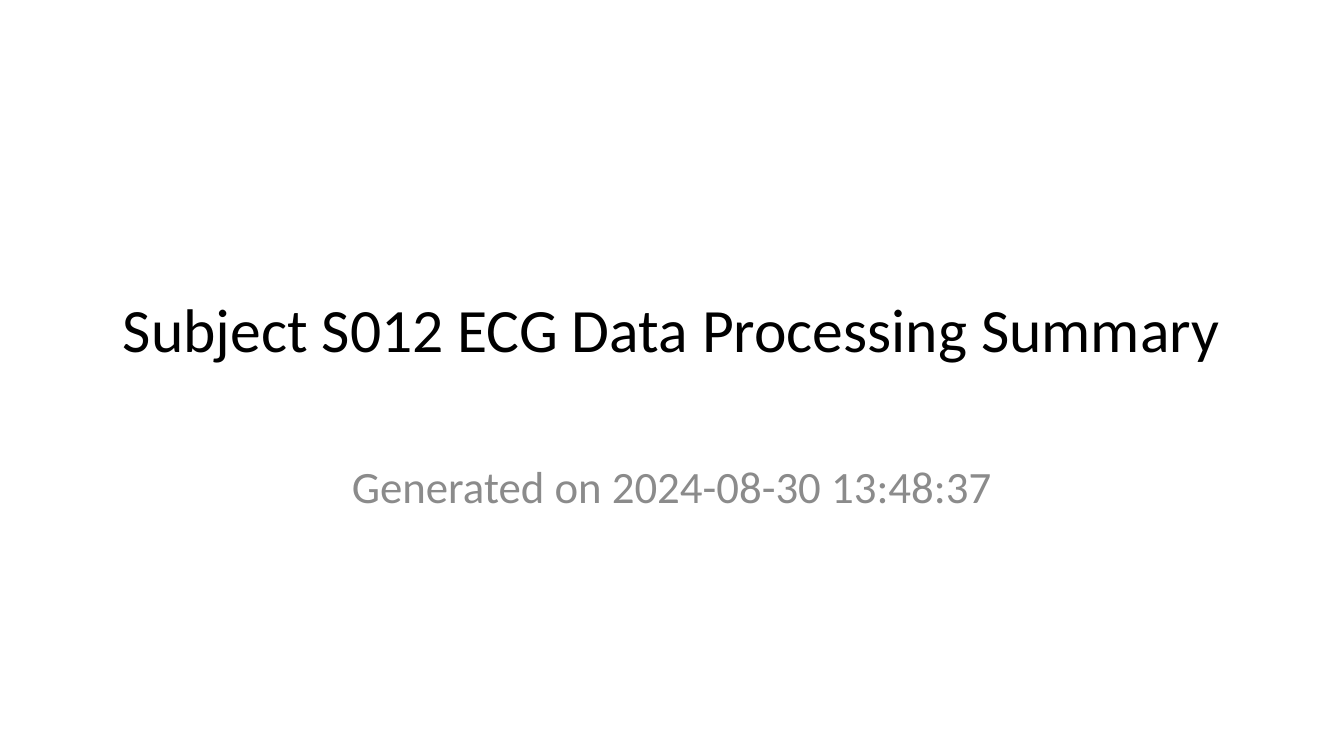
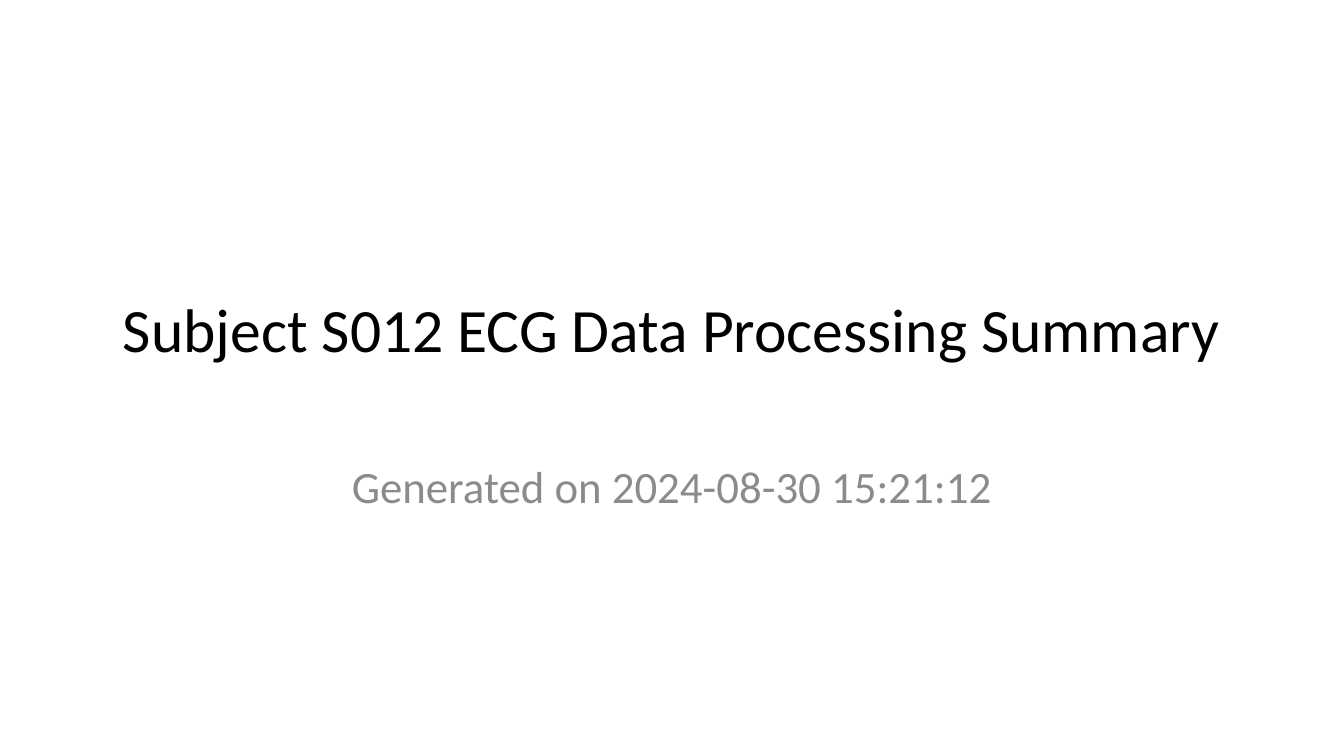
Before and after one commit to alphanumericslab/multimodal-physio-data-analysis, a slide deck: slide 1 of data/s012/prescribe-presentation.pptx. Drawn at 1344x756 pixels with LibreOffice and Linux fonts; fonts in the diff are those of the drawing. Boxes give left, top, right and bottom in pixels: in the first picture for what was removed or moved away, otherwise in the second. Text is boxed around its words. In the diff, an @@ line names an element or a change of style, - is before the commit and + after.

```diff
--- a/data/s012/prescribe-presentation.pptx
+++ b/data/s012/prescribe-presentation.pptx
@@ subtitle at <box>352,472,991,503</box>: text changed @@
-Generated on 2024-08-30 13:48:37
+Generated on 2024-08-30 15:21:12
```
Also in this commit, not shown: 1 other slide changed, 39 other files.
